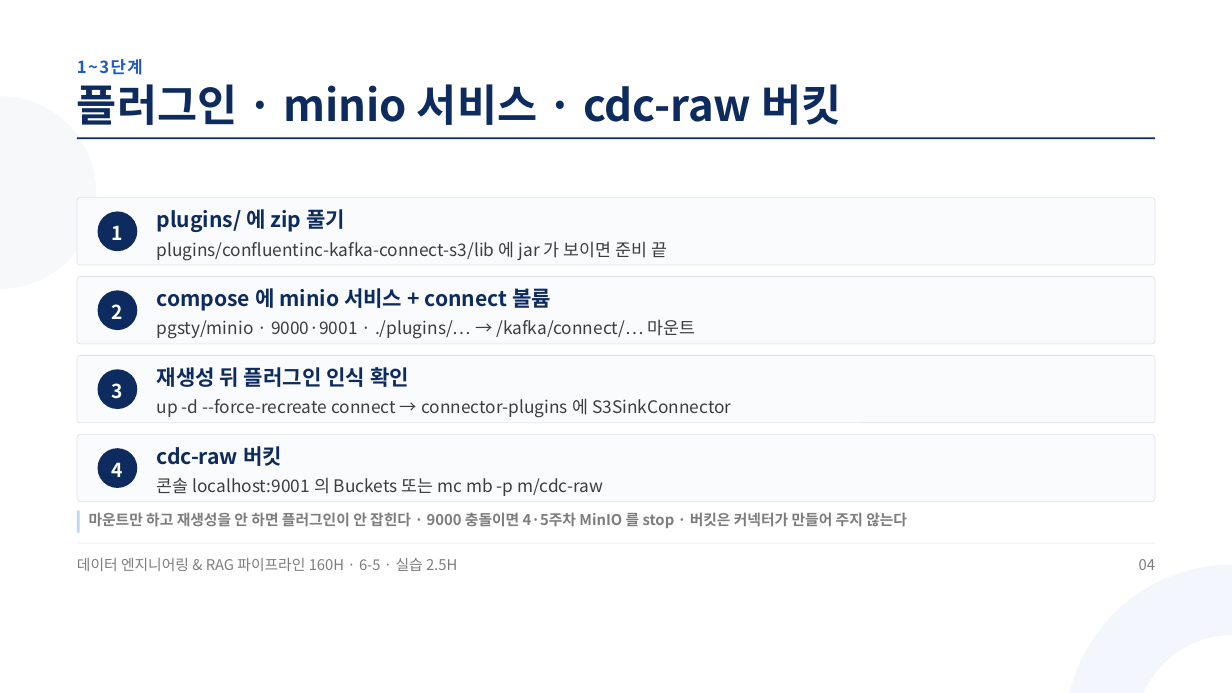
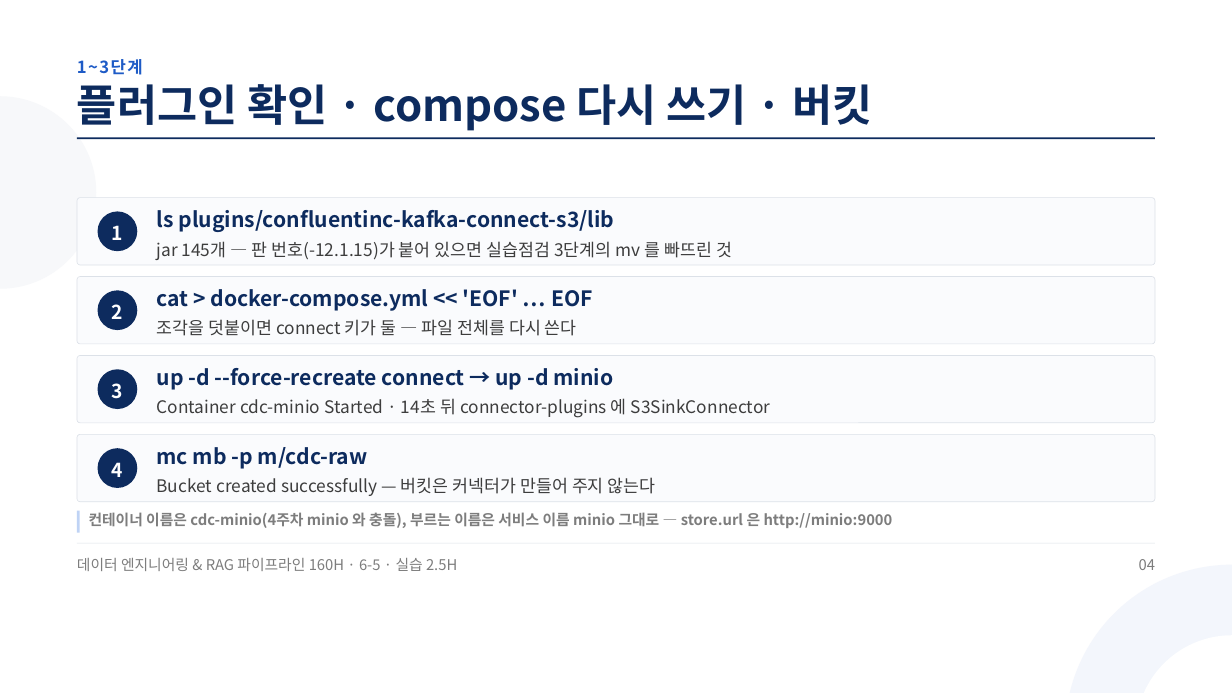
Before and after one commit to aebonlee/materials, a slide deck: slide 4 of data-eng/decks/w6d5s2.pptx. Drawn at 1232x693 pixels with LibreOffice and Linux fonts; fonts in the diff are those of the drawing. Boxes give left, top, right and bottom in pixels: in the first picture for what was removed or moved away, otherwise in the second. Text is boxed around its words. In the diff, an @@ line names an element or a change of style, - is before the commit and + after.

```diff
--- a/data-eng/decks/w6d5s2.pptx
+++ b/data-eng/decks/w6d5s2.pptx
@@ text at <box>77,84,873,131</box>: text changed @@
-플러그인 · minio 서비스 · cdc-raw 버킷
+플러그인 확인 · compose 다시 쓰기 · 버킷
@@ text at <box>157,210,614,232</box>: text changed @@
-plugins/ 에 zip 풀기
+ls plugins/confluentinc-kafka-connect-s3/lib
@@ text at <box>157,241,732,260</box>: text changed @@
-plugins/confluentinc-kafka-connect-s3/lib 에 jar 가 보이면 준비 끝
+jar 145개 — 판 번호(-12.1.15)가 붙어 있으면 실습점검 3단계의 mv 를 빠뜨린 것
@@ text at <box>157,289,593,311</box>: text changed @@
-compose 에 minio 서비스 + connect 볼륨
+cat > docker-compose.yml << 'EOF' … EOF
@@ text at <box>157,319,577,336</box>: text changed @@
-pgsty/minio · 9000·9001 · ./plugins/… → /kafka/connect/… 마운트
+조각을 덧붙이면 connect 키가 둘 — 파일 전체를 다시 쓴다
@@ text at <box>157,368,614,390</box>: text changed @@
-재생성 뒤 플러그인 인식 확인
+up -d --force-recreate connect → up -d minio
@@ text at <box>157,398,771,418</box>: text changed @@
-up -d --force-recreate connect → connector-plugins 에 S3SinkConnector
+Container cdc-minio Started · 14초 뒤 connector-plugins 에 S3SinkConnector
@@ text at <box>157,447,368,469</box>: text changed @@
-cdc-raw 버킷
+mc mb -p m/cdc-raw
@@ text at <box>157,477,656,496</box>: text changed @@
-콘솔 localhost:9001 의 Buckets 또는 mc mb -p m/cdc-raw
+Bucket created successfully — 버킷은 커넥터가 만들어 주지 않는다
@@ text at <box>89,512,893,528</box>: text changed @@
-마운트만 하고 재생성을 안 하면 플러그인이 안 잡힌다 · 9000 충돌이면 4·5주차 MinIO 를 stop · 버킷은 커넥터가 만들어 주지 않는다
+컨테이너 이름은 cdc-minio(4주차 minio 와 충돌), 부르는 이름은 서비스 이름 minio 그대로 — store.url 은 http://minio:9000
```
Also in this commit, not shown: 7 other slides changed, 33 other files.
